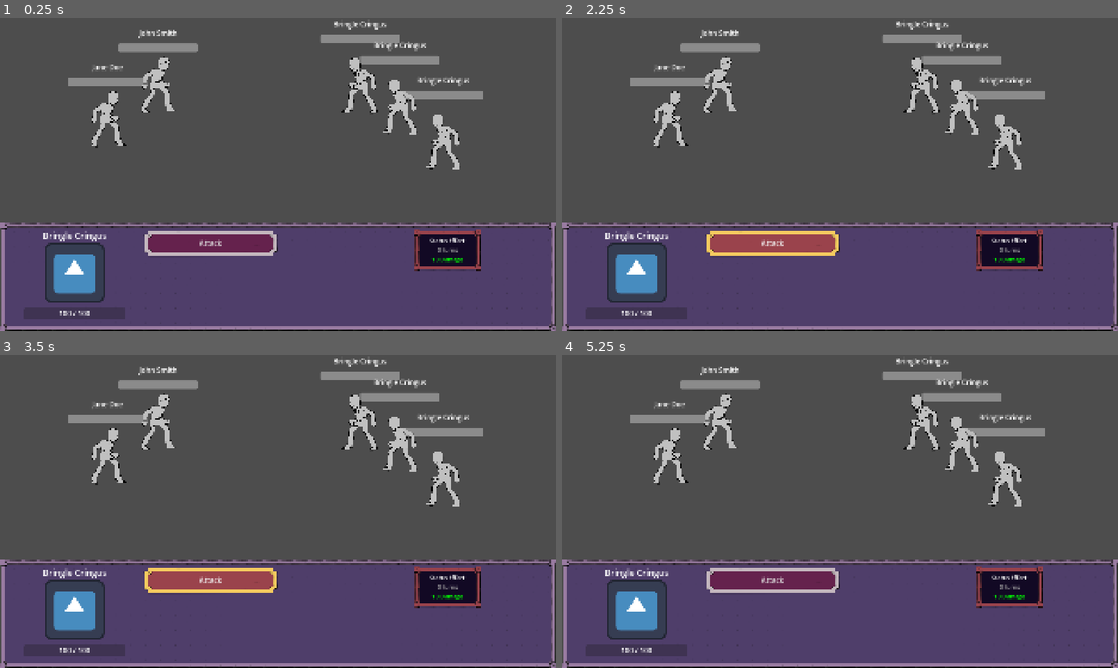
Above: before the commit, frames 1-4 (two rows, left to right).
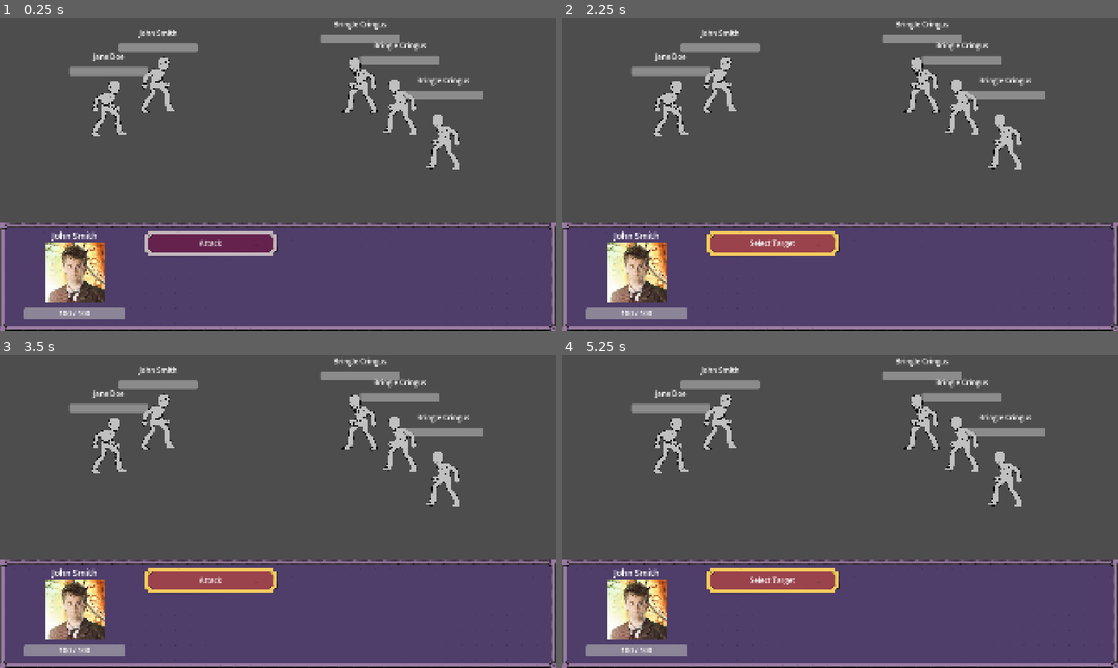
Above: after the commit, the same moments.

Repository: scarzehd/fantasy-corporation
Game: Godot game, scene res://scenes/battle.tscn
The game is run twice, just before and just after one commit, with the same random seed, the same clock (stepped at 60 frames per second) and the same inputs. This scene is started directly instead of the project's main scene. The engine's default icon, where the game draws it, is replaced by a stand-in: a white triangle on a blue panel in a dark square.
Inputs (mouse positions are in pixels of both pictures, inside the frame that each line leads up to):
- Up to frame 1 (0.25 s): no input
- Up to frame 2 (2.25 s): click "Attack" at 0.5 s; click (773, 243) at 1.25 s, where only the run after the commit has a clickable "Select Target"; click "Attack" at 2 s
- Up to frame 3 (3.5 s): click (211, 580) at 2.75 s, where only the run after the commit has a clickable "Select Target"
- Up to frame 4 (5.25 s): click "Attack" at 3.5 s; click (773, 580) at 4.25 s, where only the run after the commit has a clickable "Select Target"; tap Enter at 5 s; move the mouse to (717, 417) at 5.02 s; click (717, 417) at 5.17 s

The runs differ from the first frame. In frame 1, 5.8% of the frame differs, in the area x 4-87%, y 11-97%; in frame 2, 5.9%; in frame 3, 5.8%; in frame 4, 7.6%.

Commit message:
Implemented new battle UI

Diff:
--- a/scenes/battle.tscn
+++ b/scenes/battle.tscn
@@ -18,7 +18,7 @@
 weapon = ExtResource("4_a12nh")
 
 [node name="CombatantBase2" parent="." unique_id=1704928774 instance=ExtResource("3_p1qf1")]
-position = Vector2(372, 336)
+position = Vector2(376, 299)
 character_data = ExtResource("5_lpir7")
 weapon = ExtResource("4_a12nh")
 
@@ -32,3 +32,5 @@
 position = Vector2(1531, 415)
 
 [node name="BattleHUD" parent="." unique_id=690412004 instance=ExtResource("7_4k1nj")]
+
+[connection signal="turn_started" from="." to="BattleHUD" method="_on_turn_started"]
--- a/scenes/combatants/enemy/basic_enemy.tscn
+++ b/scenes/combatants/enemy/basic_enemy.tscn
@@ -61,6 +61,7 @@
 [node name="BasicEnemy" type="Area2D" unique_id=1681232158 node_paths=PackedStringArray("health_bar")]
 script = ExtResource("1_v5wtx")
 status_effect = SubResource("Resource_2emdk")
+combatant_name = "Bringle Cringus"
 health_bar = NodePath("Control/VBoxContainer/HealthBar")
 base_hp = 100
 base_attack = 50
--- a/scenes/combatants/player/combatant_base.tscn
+++ b/scenes/combatants/player/combatant_base.tscn
@@ -2,6 +2,7 @@
 
 [ext_resource type="Script" uid="uid://dhqkfgfuqgdye" path="res://scripts/combatants/player_combatant.gd" id="1_8x2sg"]
 [ext_resource type="Texture2D" uid="uid://c3phvnl271yu7" path="res://resources/sprites/character_base.png" id="2_cibvi"]
+[ext_resource type="Script" uid="uid://b1ihqjth617s6" path="res://scripts/combatants/abilities/attack.gd" id="3_35ab1"]
 
 [sub_resource type="RectangleShape2D" id="RectangleShape2D_rkhwg"]
 size = Vector2(230, 250)
@@ -9,9 +10,11 @@
 [sub_resource type="LabelSettings" id="LabelSettings_nvrs4"]
 font_size = 25
 
-[node name="CombatantBase" type="Area2D" unique_id=209960256 node_paths=PackedStringArray("name_label", "health_bar")]
+[node name="CombatantBase" type="Area2D" unique_id=209960256 node_paths=PackedStringArray("name_label", "abilities", "health_bar")]
 script = ExtResource("1_8x2sg")
 name_label = NodePath("Control/VBoxContainer/NameLabel")
+abilities = [NodePath("AttackAbility")]
+combatant_name = "Bringle Cringus"
 health_bar = NodePath("Control/VBoxContainer/HealthBar")
 
 [node name="CollisionShape2D" type="CollisionShape2D" parent="." unique_id=238847892]
@@ -59,3 +62,9 @@
 layout_mode = 2
 size_flags_vertical = 2
 show_percentage = false
+
+[node name="AttackAbility" type="Node" parent="." unique_id=667375242]
+script = ExtResource("3_35ab1")
+ability_name = "Attack"
+toggle = true
+metadata/_custom_type_script = "uid://b1ihqjth617s6"
--- a/scenes/ui/battle_hud.tscn
+++ b/scenes/ui/battle_hud.tscn
@@ -28,6 +28,7 @@
 anchors_preset = 0
 offset_right = 1920.0
 offset_bottom = 1080.0
+mouse_filter = 2
 script = ExtResource("1_p6blr")
 
 [node name="PanelContainer" type="PanelContainer" parent="." unique_id=1981733378]
@@ -51,12 +52,14 @@
 size_flags_stretch_ratio = 0.25
 
 [node name="NameLabel" type="Label" parent="PanelContainer/HBoxContainer/VBoxContainer" unique_id=1681646245]
+unique_name_in_owner = true
 layout_mode = 2
 text = "Bringle Cringus"
 label_settings = SubResource("LabelSettings_ytn0o")
 horizontal_alignment = 1
 
-[node name="TextureRect" type="TextureRect" parent="PanelContainer/HBoxContainer/VBoxContainer" unique_id=1676875379]
+[node name="Portrait" type="TextureRect" parent="PanelContainer/HBoxContainer/VBoxContainer" unique_id=1676875379]
+unique_name_in_owner = true
 layout_mode = 2
 size_flags_vertical = 3
 texture = ExtResource("2_ytn0o")
@@ -67,14 +70,16 @@
 custom_minimum_size = Vector2(0, 10)
 layout_mode = 2
 
-[node name="ProgressBar" type="ProgressBar" parent="PanelContainer/HBoxContainer/VBoxContainer" unique_id=1190685959]
+[node name="HealthBar" type="ProgressBar" parent="PanelContainer/HBoxContainer/VBoxContainer" unique_id=1190685959]
+unique_name_in_owner = true
 custom_minimum_size = Vector2(350, 40)
 layout_mode = 2
 size_flags_horizontal = 4
 size_flags_vertical = 4
 show_percentage = false
 
-[node name="Label" type="Label" parent="PanelContainer/HBoxContainer/VBoxContainer/ProgressBar" unique_id=673290184]
+[node name="HealthBarLabel" type="Label" parent="PanelContainer/HBoxContainer/VBoxContainer/HealthBar" unique_id=673290184]
+unique_name_in_owner = true
 layout_mode = 1
 anchors_preset = 15
 anchor_right = 1.0
@@ -90,13 +95,16 @@
 custom_minimum_size = Vector2(0, 10)
 layout_mode = 2
 
-[node name="GridContainer" type="GridContainer" parent="PanelContainer/HBoxContainer" unique_id=122864659]
+[node name="AttackContainer" type="GridContainer" parent="PanelContainer/HBoxContainer" unique_id=122864659]
+unique_name_in_owner = true
 layout_mode = 2
 size_flags_horizontal = 3
 size_flags_stretch_ratio = 0.5
 columns = 2
 
-[node name="Button" type="Button" parent="PanelContainer/HBoxContainer/GridContainer" unique_id=1613888678]
+[node name="AttackButtonTemplate" type="Button" parent="PanelContainer/HBoxContainer/AttackContainer" unique_id=1613888678]
+unique_name_in_owner = true
+visible = false
 layout_mode = 2
 size_flags_horizontal = 3
 theme_override_font_sizes/font_size = 25
@@ -107,34 +115,37 @@
 size_flags_horizontal = 3
 size_flags_stretch_ratio = 0.25
 
-[node name="GridContainer" type="GridContainer" parent="PanelContainer/HBoxContainer/ScrollContainer" unique_id=2088845622]
+[node name="StatusEffectContainer" type="GridContainer" parent="PanelContainer/HBoxContainer/ScrollContainer" unique_id=2088845622]
+unique_name_in_owner = true
 layout_mode = 2
 size_flags_horizontal = 3
 size_flags_vertical = 3
 columns = 2
 
-[node name="StatusEffectTemplate" type="PanelContainer" parent="PanelContainer/HBoxContainer/ScrollContainer/GridContainer" unique_id=595563332]
+[node name="StatusEffectTemplate" type="PanelContainer" parent="PanelContainer/HBoxContainer/ScrollContainer/StatusEffectContainer" unique_id=595563332]
 unique_name_in_owner = true
+visible = false
 layout_mode = 2
 size_flags_horizontal = 3
 theme_override_styles/panel = ExtResource("4_6uyy6")
 
-[node name="VBoxContainer" type="VBoxContainer" parent="PanelContainer/HBoxContainer/ScrollContainer/GridContainer/StatusEffectTemplate" unique_id=972843194]
+[node name="StatContainer" type="VBoxContainer" parent="PanelContainer/HBoxContainer/ScrollContainer/StatusEffectContainer/StatusEffectTemplate" unique_id=972843194]
 layout_mode = 2
 
-[node name="NameLabel" type="Label" parent="PanelContainer/HBoxContainer/ScrollContainer/GridContainer/StatusEffectTemplate/VBoxContainer" unique_id=373750879]
+[node name="NameLabel" type="Label" parent="PanelContainer/HBoxContainer/ScrollContainer/StatusEffectContainer/StatusEffectTemplate/StatContainer" unique_id=373750879]
 layout_mode = 2
 text = "Status Effect"
 label_settings = SubResource("LabelSettings_6uyy6")
 horizontal_alignment = 1
 
-[node name="DurationLabel" type="Label" parent="PanelContainer/HBoxContainer/ScrollContainer/GridContainer/StatusEffectTemplate/VBoxContainer" unique_id=847649607]
+[node name="DurationLabel" type="Label" parent="PanelContainer/HBoxContainer/ScrollContainer/StatusEffectContainer/StatusEffectTemplate/StatContainer" unique_id=847649607]
 layout_mode = 2
 text = "3 turns"
 label_settings = SubResource("LabelSettings_nj5vo")
 horizontal_alignment = 1
 
-[node name="StatLabel" type="Label" parent="PanelContainer/HBoxContainer/ScrollContainer/GridContainer/StatusEffectTemplate/VBoxContainer" unique_id=1594727320]
+[node name="StatLabel" type="Label" parent="PanelContainer/HBoxContainer/ScrollContainer/StatusEffectContainer/StatusEffectTemplate/StatContainer" unique_id=1594727320]
+visible = false
 layout_mode = 2
 text = "10 Damage"
 label_settings = SubResource("LabelSettings_5jm4p")
--- /dev/null
+++ b/scripts/combatants/abilities/ability.gd
@@ -0,0 +1,25 @@
+extends Node
+class_name Ability
+
+@export var ability_name:String = "Ability"
+@export var toggle:bool = false
+
+var combatant:PlayerCombatant
+
+var button:Button
+
+func setup_button(new_button:Button):
+	if button:
+		button.toggled.disconnect(_button_toggled)
+		button.pressed.disconnect(_button_pressed)
+	button = new_button
+	button.text = ability_name
+	button.toggle_mode = toggle
+	button.toggled.connect(_button_toggled)
+	button.pressed.connect(_button_pressed)
+
+func _button_pressed():
+	pass
+
+func _button_toggled(_toggled_on:bool):
+	pass
--- a/scripts/combatants/abilities/attack.gd
+++ b/scripts/combatants/abilities/attack.gd
@@ -1,21 +1,26 @@
-extends TextureButton
+extends Ability
 class_name AttackAbility
-
-@export var combatant:PlayerCombatant
 
 func _ready() -> void:
 	Battle.instance.combatant_clicked.connect(_on_combatant_clicked)
-	if combatant.weapon:
-		texture_normal = combatant.weapon.item_portrait
+
+func _button_toggled(toggled_on:bool):
+	if toggled_on:
+		button.text = "Select Target"
+	else:
+		button.text = ability_name
 
 func _on_combatant_clicked(clicked_combatant:Combatant):
-	if not button_pressed:
+	if not button:
+		return
+
+	if not button.button_pressed:
 		return
 
 	if clicked_combatant is PlayerCombatant:
 		return
 
-	button_pressed = false
+	button.button_pressed = false
 
 	if RandomUtils.roll_attack(clicked_combatant.defense, combatant.attack):
 		clicked_combatant.damage(roundi(combatant.power * randf_range(0.9, 1.1)))
--- a/scripts/combatants/abilities/defend.gd
+++ b/scripts/combatants/abilities/defend.gd
@@ -1,12 +1,7 @@
-extends TextureButton
+extends Ability
 class_name DefendAbility
 
-@export var combatant:PlayerCombatant
-
-func _ready() -> void:
-	pressed.connect(_on_pressed)
-
-func _on_pressed():
+func _button_pressed():
 	var defend_effect:StatusEffect = StatusEffect.new()
 	defend_effect.defense = ceili(combatant.base_defense * 0.5)
 	defend_effect.has_duration = true
--- a/scripts/combatants/combatant.gd
+++ b/scripts/combatants/combatant.gd
@@ -3,6 +3,9 @@
 
 signal turn_finished
 signal combatant_defeated
+
+@export var combatant_name:String : set = _set_combatant_name, get = _get_combatant_name
+@export var portrait:Texture : set = _set_portrait, get = _get_portrait
 
 var current_hp:int = 1 : set = _set_current_hp
 
@@ -110,3 +113,15 @@
 	if event is InputEventMouseButton:
 		if event.pressed and event.button_index == MouseButton.MOUSE_BUTTON_LEFT:
 			Battle.instance.combatant_clicked.emit(self)
+
+func _set_combatant_name(new_value:String):
+	combatant_name = new_value
+
+func _get_combatant_name() -> String:
+	return combatant_name
+
+func _set_portrait(new_value:Texture):
+	portrait = new_value
+
+func _get_portrait() -> Texture:
+	return portrait
--- a/scripts/combatants/enemy/basic_enemy.gd
+++ b/scripts/combatants/enemy/basic_enemy.gd
@@ -23,7 +23,8 @@
 	if RandomUtils.roll_attack(target.defense, attack):
 		target.damage(roundi(power * randf_range(0.9, 1.1)))
 
-		if randf() < 0.25:
+		#if randf() < 0.25:
+		if randf() < 1:
 			target.add_status_effect(status_effect.duplicate())
 			await get_tree().create_timer(0.15).timeout
 			var bounce_text = target.create_bounce_text("Poisoned", Color.DARK_GREEN, 40)
--- a/scripts/combatants/player_combatant.gd
+++ b/scripts/combatants/player_combatant.gd
@@ -7,10 +7,15 @@
 @export var weapon:ItemData
 @export var armor:Array[ItemData]
 
+@export var abilities:Array[Ability]
+
 func _ready() -> void:
 	super()
 
 	name_label.text = character_data.full_name
+
+	for ability in abilities:
+		ability.combatant = self
 
 func _get_hp() -> int:
 	var hp = base_hp
@@ -65,6 +70,18 @@
 
 	return max(1, total_defense)
 
+func _get_combatant_name() -> String:
+	return character_data.full_name
+
+func _set_combatant_name(_new_value:String):
+	pass
+
+func _get_portrait() -> Texture:
+	return character_data.portrait
+
+func _set_portrait(_new_value:Texture):
+	pass
+
 func _set_character_data(new_value:CharacterData):
 	character_data = new_value
 
--- a/scripts/ui/battle_hud.gd
+++ b/scripts/ui/battle_hud.gd
@@ -1,2 +1,117 @@
 extends Control
 class_name BattleHUD
+
+@onready var name_label: Label = %NameLabel
+@onready var portrait: TextureRect = %Portrait
+@onready var health_bar: ProgressBar = %HealthBar
+@onready var health_bar_label: Label = %HealthBarLabel
+@onready var attack_container: GridContainer = %AttackContainer
+@onready var attack_button_template: Button = %AttackButtonTemplate
+@onready var status_effect_container: GridContainer = %StatusEffectContainer
+@onready var status_effect_template: PanelContainer = %StatusEffectTemplate
+
+
+func _on_turn_started(combatant:Combatant):
+	reset_ui()
+
+	setup_combatant(combatant)
+
+	if combatant is PlayerCombatant:
+		setup_player_combatant(combatant)
+
+
+func reset_ui():
+	name_label.text = ""
+
+	for child in attack_container.get_children():
+		if child == attack_button_template:
+			continue
+
+		child.queue_free()
+
+	for child in status_effect_container.get_children():
+		if child == status_effect_template:
+			continue
+
+		child.queue_free()
+
+func setup_player_combatant(combatant:PlayerCombatant):
+	for ability in combatant.abilities:
+		var button = attack_button_template.duplicate()
+		button.show()
+		attack_container.add_child(button)
+		ability.setup_button(button)
+
+func setup_combatant(combatant:Combatant):
+	name_label.text = combatant.combatant_name
+	health_bar.max_value = combatant.max_hp
+	health_bar.value = combatant.current_hp
+	portrait.texture = combatant.portrait
+
+	for status_effect in combatant.status_effects:
+		var template = status_effect_template.duplicate()
+		template.show()
+		status_effect_container.add_child(template)
+
+		var status_name_label:Label = template.find_child("NameLabel", true, false)
+		status_name_label.text = status_effect.name
+
+		var duration_label:Label = template.find_child("DurationLabel", true, false)
+		duration_label.text = str(status_effect.duration) + " turns left"
+
+		var stat_label:Label = template.find_child("StatLabel", true, false)
+
+		var stat_container:VBoxContainer = template.find_child("StatContainer", true, false)
+
+		if status_effect.damage != 0:
+			var label:Label = stat_label.duplicate()
+			label.show()
+			stat_container.add_child(label)
+			label.label_settings = label.label_settings.duplicate()
+			label.text = str(abs(status_effect.damage)) + " "
+
+			if status_effect.damage > 0:
+				label.text += "Damage"
+				label.label_settings.font_color = Color.RED
+			if status_effect.damage < 0:
+				label.text += "Healing"
+				label.label_settings.font_color = Color.GREEN
+
+		if status_effect.attack != 0:
+			var label:Label = stat_label.duplicate()
+			label.show()
+			stat_container.add_child(label)
+			label.label_settings = label.label_settings.duplicate()
+
+			if status_effect.attack > 0:
+				label.text = "+" + str(status_effect.attack) + " Attack"
+				label.label_settings.font_color = Color.GREEN
+			if status_effect.attack < 0:
+				label.text = str(status_effect.attack) + " Attack"
+				label.label_settings.font_color = Color.RED
+
+		if status_effect.power != 0:
+			var label:Label = stat_label.duplicate()
+			label.show()
+			stat_container.add_child(label)
+			label.label_settings = label.label_settings.duplicate()
+
+			if status_effect.power > 0:
+				label.text = "+" + str(status_effect.power) + " Power"
+				label.label_settings.font_color = Color.GREEN
+			if status_effect.power < 0:
+				label.text = str(status_effect.power) + " Power"
+				label.label_settings.font_color = Color.RED
+
+		if status_effect.defense != 0:
+			var label:Label = stat_label.duplicate()
+			label.show()
+			stat_container.add_child(label)
+			label.label_settings = label.label_settings.duplicate()
+
+			if status_effect.defense > 0:
+				label.text = "+" + str(status_effect.defense) + " Defense"
+				label.label_settings.font_color = Color.GREEN
+			if status_effect.defense < 0:
+				label.text = str(status_effect.defense) + " Defense"
+				label.label_settings.font_color = Color.RED
Not shown, added: scripts/combatants/abilities/ability.gd.uid
